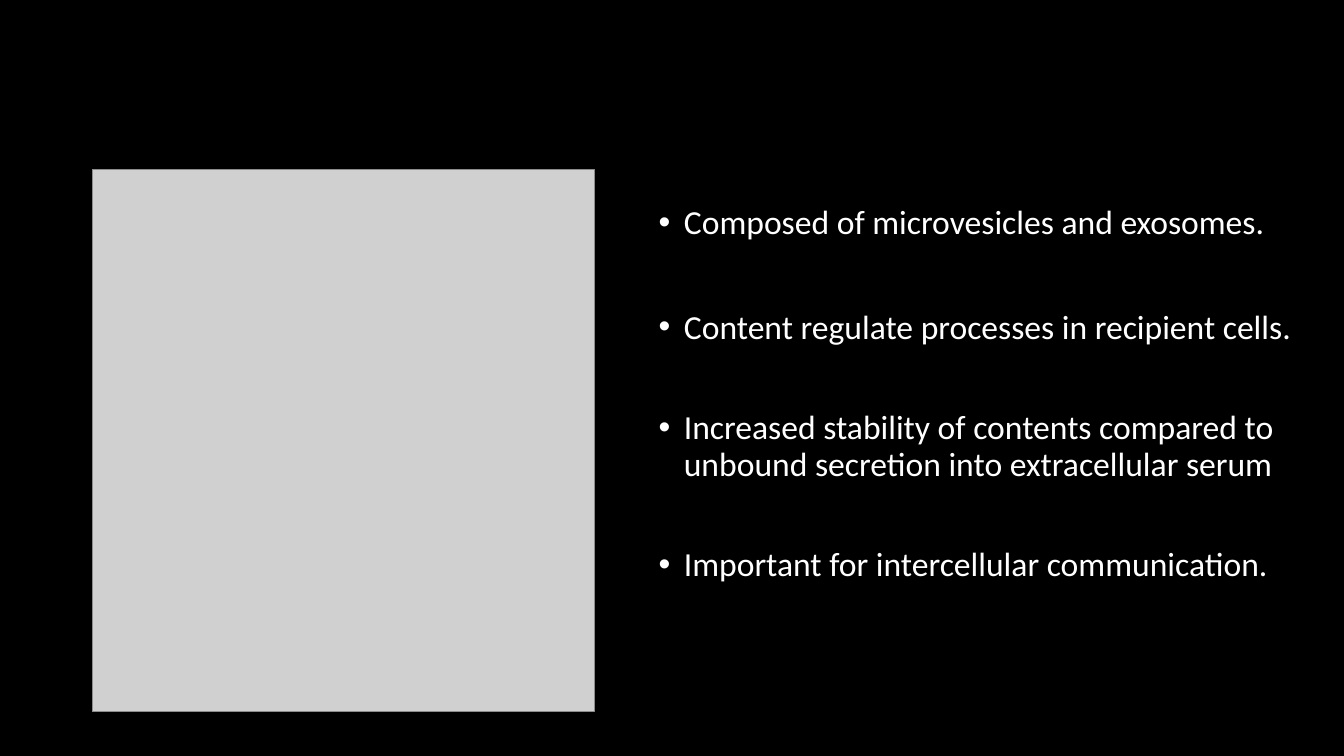
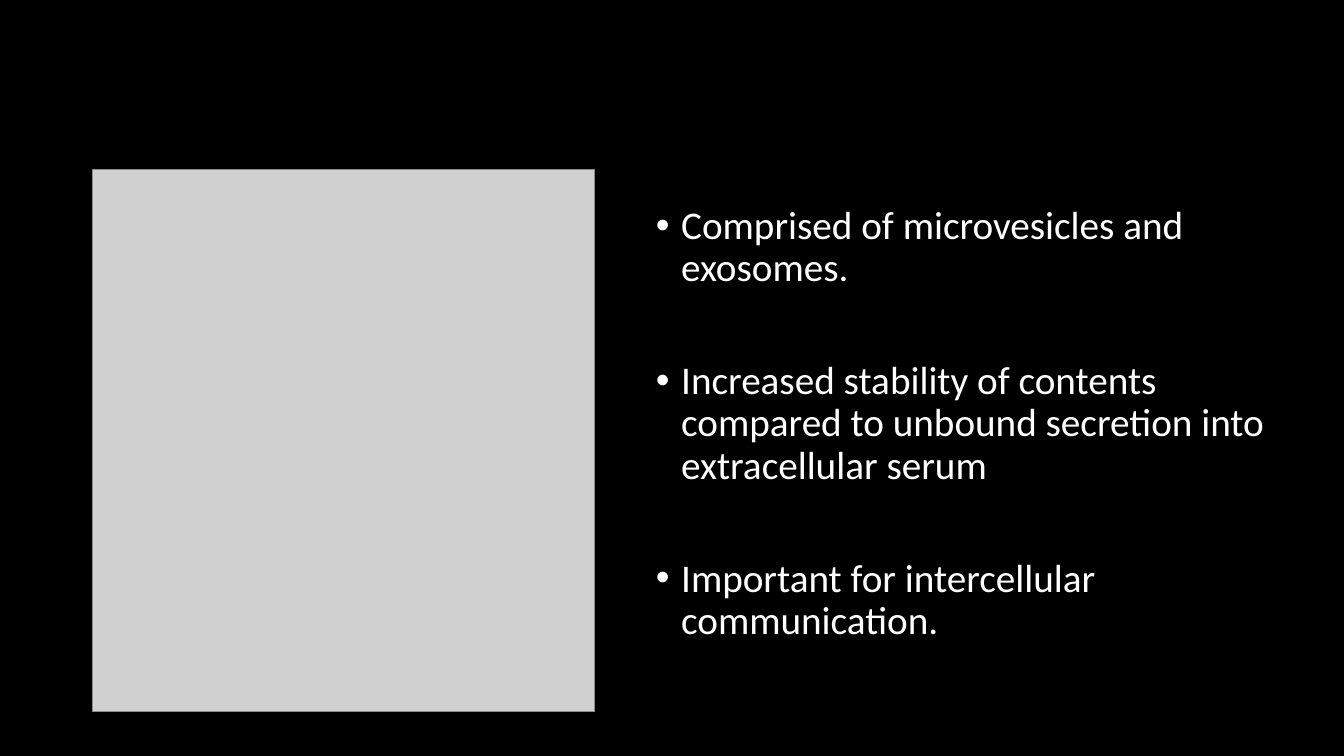
Before and after one commit to HarleyRobinson/Honours2, a slide deck: slide 3 of BackgroundInfo/Selective export of microRNA via extracellular vesicles (2).pptx. Drawn at 1344x756 pixels with LibreOffice and Linux fonts; fonts in the diff are those of the drawing; grey boxes stand for pictures; background and template pictures are left out. Boxes give left, top, right and bottom in pixels: in the first picture for what was removed or moved away, otherwise in the second. Text is boxed around its words. In the diff, an @@ line names an element or a change of style, - is before the commit and + after.

```diff
--- a/BackgroundInfo/Selective export of microRNA via extracellular vesicles (2).pptx
+++ b/BackgroundInfo/Selective export of microRNA via extracellular vesicles (2).pptx
@@ text at box(681, 211, 1183, 282): text changed; size 24 to 28 pt @@
-• Composed of microvesicles and exosomes.
-• Content regulate processes in recipient cells.
+• Comprised of microvesicles and exosomes.
@@ text at box(681, 366, 1264, 635): size 24 to 28 pt in "Increased stability of contents compared to unbound ...", "Important for intercellular communication." @@
```
Also in this commit, not shown: 1 other slide changed, 1 other file.
